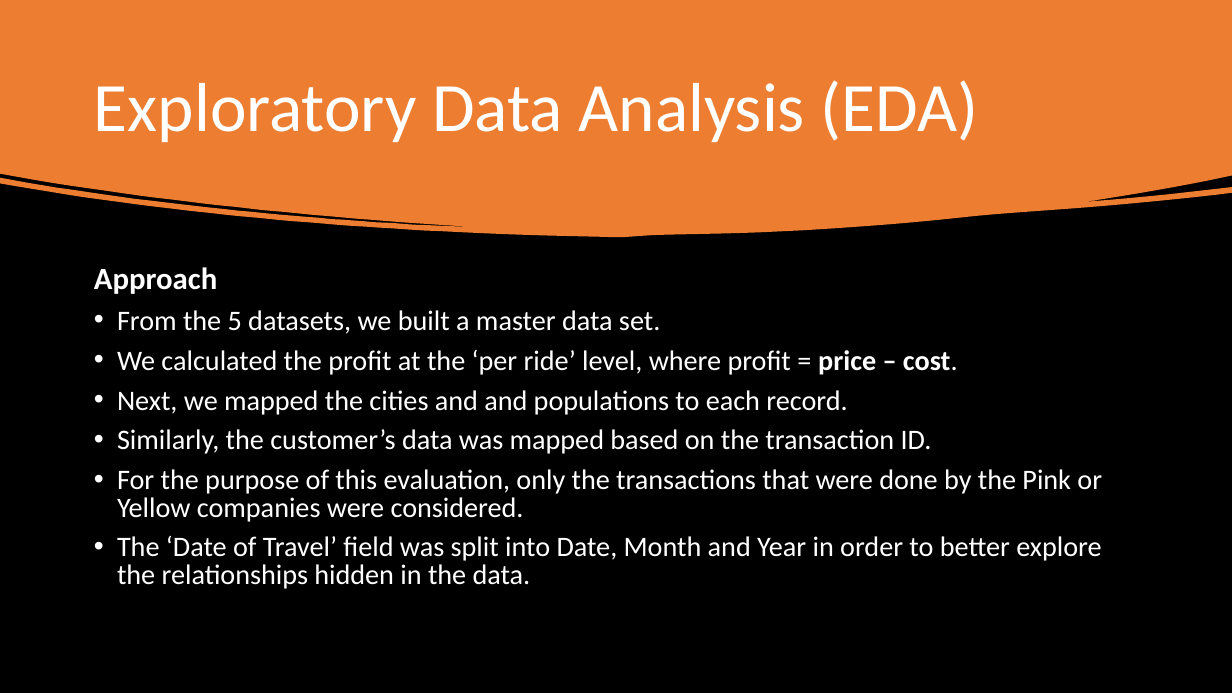
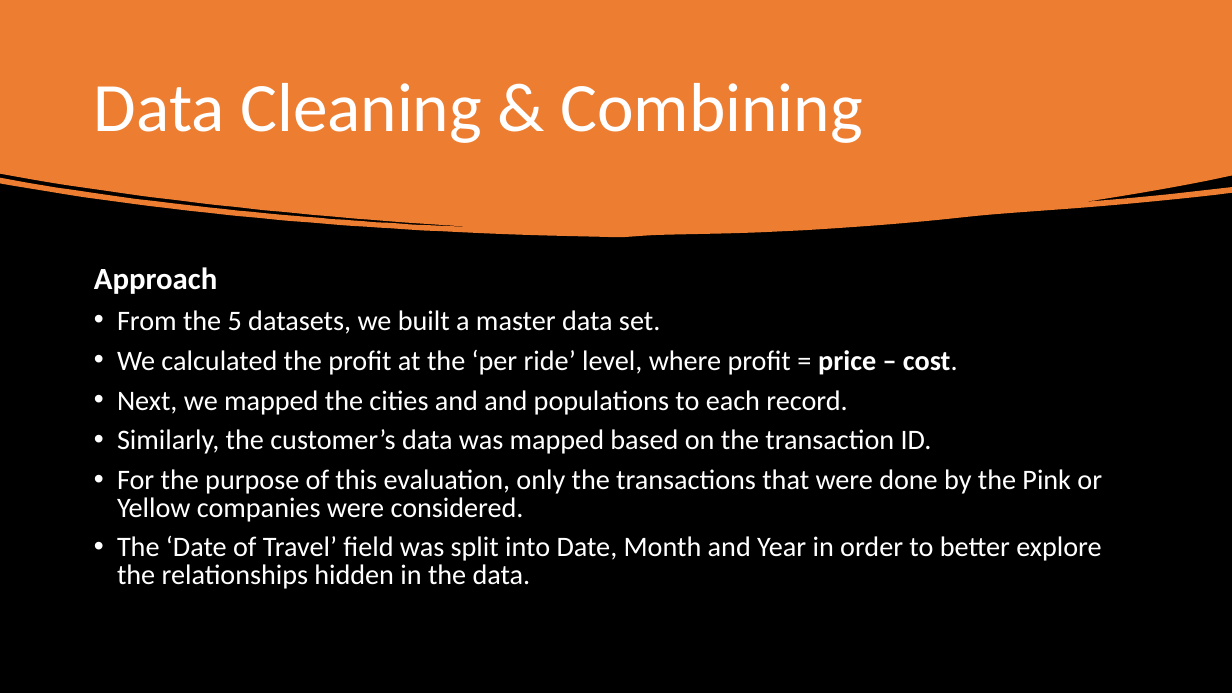
Before and after one commit to udbhavbalaji/G2M-Cab-Investment, a slide deck: slide 5 of G2M-Case Study.pptx. Drawn at 1232x693 pixels with LibreOffice and Linux fonts; fonts in the diff are those of the drawing. Boxes give left, top, right and bottom in pixels: in the first picture for what was removed or moved away, otherwise in the second. Text is boxed around its words. In the diff, an @@ line names an element or a change of style, - is before the commit and + after.

```diff
--- a/G2M-Case Study.pptx
+++ b/G2M-Case Study.pptx
@@ title at [94, 83, 863, 143]: text changed @@
-Exploratory Data Analysis (EDA)
+Data Cleaning & Combining
```
Also in this commit, not shown: 3 other slides changed, 10 slides added, 1 slide removed, 2 other files.
